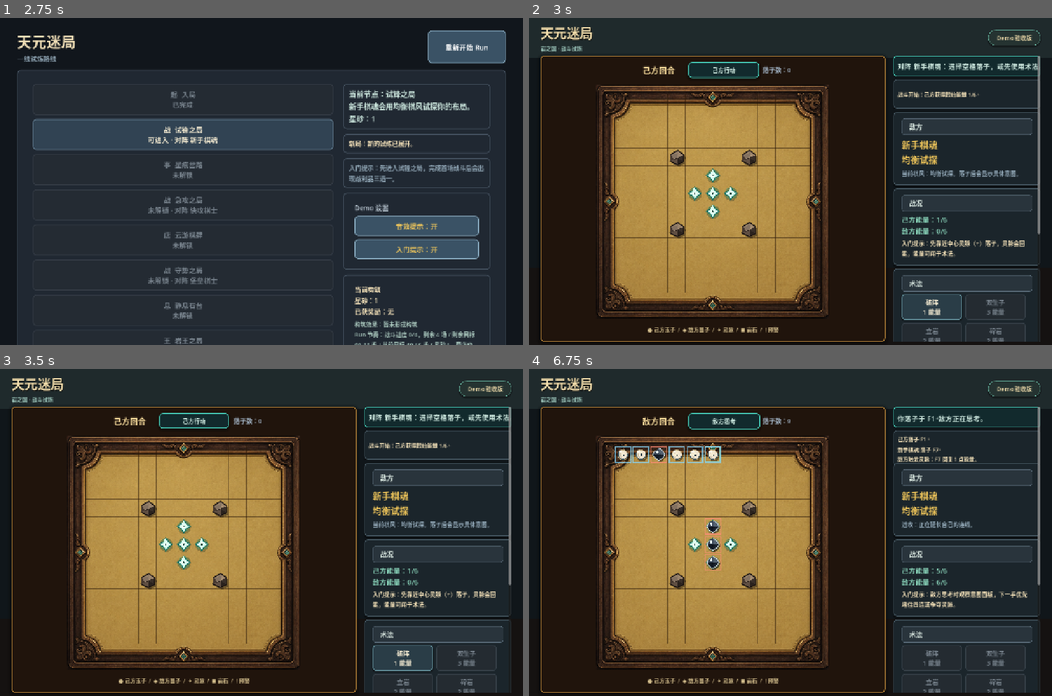
Above: before the commit, frames 1-4 (two rows, left to right).
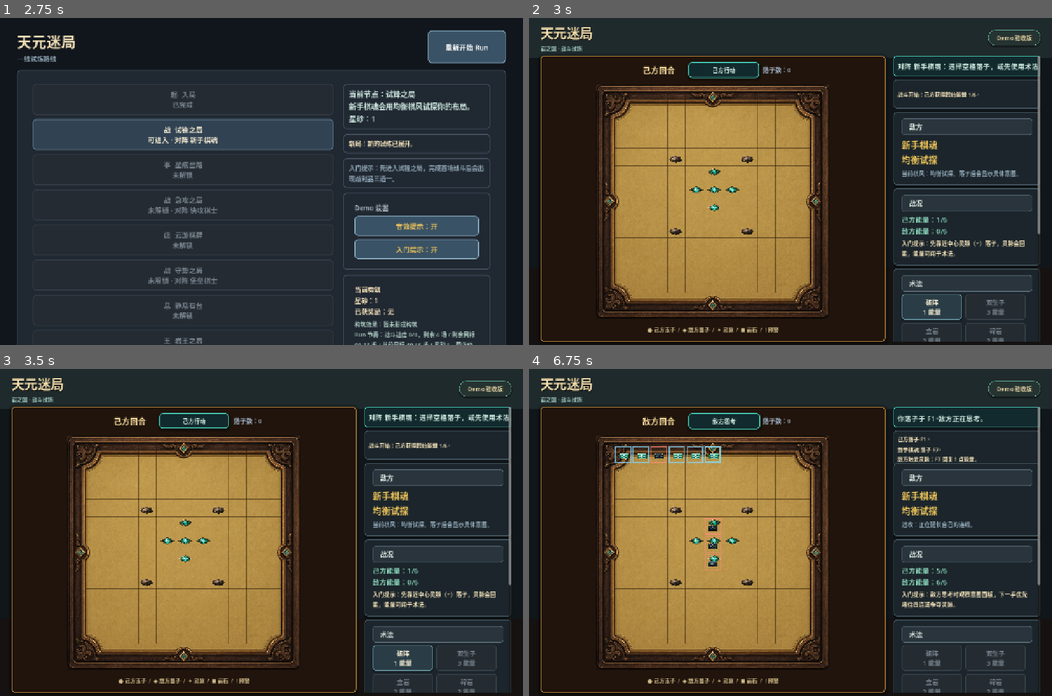
Above: after the commit, the same moments.

Repository: eason522/game
Game: Godot game, scene res://scenes/ui/MainMenu.tscn
The game is run twice, just before and just after one commit, with the same random seed, the same clock (stepped at 60 frames per second) and the same inputs.
Inputs (mouse positions are in pixels of both pictures, inside the frame that each line leads up to):
- Up to frame 1 (2.75 s): click "新的 Run" at 0.5 s; click "重新开始 Run" at 1.25 s; click "重新开始 Run" at 2 s
- Up to frame 2 (3 s): click "战 试锋之局 可进入 · 对阵 新手棋魂" at 2.75 s
- Up to frame 3 (3.5 s): no input
- Up to frame 4 (6.75 s): click (623, 454) at 3.52 s; click (638, 454) at 4.27 s; click (675, 454) at 5.02 s; click (696, 454) at 5.77 s; click (712, 454) at 6.52 s

Frame 1 is identical in both runs. In frame 2, 0.8% of the frame differs, in the area x 26-44%, y 40-68%; in frame 3, 0.8%; in frame 4, 1.2%, in the area x 17-44%, y 24-68%.

Commit message:
接入生图战斗元素精灵表
一次性资产化战斗棋盘动态元素：生成并抠透明 4x2 sprite sheet，覆盖己方玉子、临时玉子、敌方墨子、岩石、灵脉、封手、预警和术法目标；BattleCellButton 改为按 region 绘制生成美术资源。

验证：完整 smoke 套件通过，BattleScene headless 加载通过。

Diff:
--- a/scripts/game/BattleCellButton.gd
+++ b/scripts/game/BattleCellButton.gd
@@ -12,6 +12,14 @@
 const MARK_SKILL_TARGET := "skill_target"
 const MARK_WARNING := "warning"
 const MATERIAL_TIER := "single_board_v3"
+const TOKEN_PLAYER := Vector2i(0, 0)
+const TOKEN_PLAYER_TEMP := Vector2i(1, 0)
+const TOKEN_ENEMY := Vector2i(2, 0)
+const TOKEN_ROCK := Vector2i(3, 0)
+const TOKEN_SPIRIT := Vector2i(0, 1)
+const TOKEN_SEALED := Vector2i(1, 1)
+const TOKEN_WARNING := Vector2i(2, 1)
+const TOKEN_SKILL_TARGET := Vector2i(3, 1)
 
 var terrain_kind := TERRAIN_NORMAL
 var piece_kind := PIECE_NONE
@@ -21,6 +29,12 @@
 var feedback_kind := ""
 var board_position := Vector2i.ZERO
 var material_tier := MATERIAL_TIER
+var token_sheet: Texture2D
+
+
+func set_token_sheet(texture: Texture2D) -> void:
+	token_sheet = texture
+	queue_redraw()
 
 
 func set_board_position(pos: Vector2i) -> void:
@@ -101,6 +115,9 @@
 
 
 func _draw_spirit(rect: Rect2) -> void:
+	if _draw_token(TOKEN_SPIRIT, rect, 1.02):
+		return
+
 	var center := rect.get_center()
 	draw_circle(center + Vector2(1, 2), rect.size.x * 0.37, Color(0.02, 0.12, 0.10, 0.24))
 	draw_circle(center, rect.size.x * 0.34, Color(0.08, 0.62, 0.50, 0.26))
@@ -122,6 +139,9 @@
 
 
 func _draw_rock(rect: Rect2) -> void:
+	if _draw_token(TOKEN_ROCK, rect, 0.94):
+		return
+
 	var center := rect.get_center()
 	var shadow := PackedVector2Array([
 		center + Vector2(-15, -7),
@@ -171,6 +191,9 @@
 
 
 func _draw_player_piece(rect: Rect2, temporary: bool) -> void:
+	if _draw_token(TOKEN_PLAYER_TEMP if temporary else TOKEN_PLAYER, rect, 0.78):
+		return
+
 	var center := rect.get_center()
 	var radius := rect.size.x * 0.29
 	draw_circle(center + Vector2(3, 4), radius, Color(0.04, 0.03, 0.02, 0.42))
@@ -184,6 +207,9 @@
 
 
 func _draw_enemy_piece(rect: Rect2) -> void:
+	if _draw_token(TOKEN_ENEMY, rect, 0.78):
+		return
+
 	var center := rect.get_center()
 	var points := PackedVector2Array()
 	for index in range(8):
@@ -205,12 +231,18 @@
 
 
 func _draw_seal(rect: Rect2) -> void:
+	if _draw_token(TOKEN_SEALED, rect, 0.88):
+		return
+
 	var center := rect.get_center()
 	draw_arc(center, 15, PI * 0.12, PI * 1.86, 40, Color("#f0c65a"), 2.0)
 	draw_line(center + Vector2(-9, 0), center + Vector2(9, 0), Color("#f0c65a"), 1.5)
 
 
 func _draw_skill_target(rect: Rect2) -> void:
+	if _draw_token(TOKEN_SKILL_TARGET, rect, 0.86):
+		return
+
 	var center := rect.get_center()
 	var target := PackedVector2Array([
 		center + Vector2(0, -14),
@@ -223,6 +255,9 @@
 
 
 func _draw_warning(rect: Rect2) -> void:
+	if _draw_token(TOKEN_WARNING, rect, 0.82):
+		return
+
 	var center := rect.get_center()
 	draw_line(center + Vector2(0, -12), center + Vector2(0, 4), Color("#fff0bf"), 3.0)
 	draw_circle(center + Vector2(0, 12), 2.4, Color("#fff0bf"))
@@ -250,3 +285,16 @@
 		"skill":
 			glow = Color("#d4c4ff")
 	draw_rect(Rect2(Vector2(3, 3), rect.size - Vector2(6, 6)), Color(glow.r, glow.g, glow.b, 0.68), false, 3.0)
+
+
+func _draw_token(token_index: Vector2i, rect: Rect2, scale_factor: float) -> bool:
+	if token_sheet == null:
+		return false
+
+	var sheet_size := token_sheet.get_size()
+	var region_size := Vector2(sheet_size.x / 4.0, sheet_size.y / 2.0)
+	var region := Rect2(Vector2(token_index.x * region_size.x, token_index.y * region_size.y), region_size)
+	var target_size := Vector2(rect.size.x * scale_factor, rect.size.y * scale_factor)
+	var target := Rect2(rect.get_center() - target_size * 0.5, target_size)
+	draw_texture_rect_region(token_sheet, target, region)
+	return true
--- a/scripts/game/BattleScene.gd
+++ b/scripts/game/BattleScene.gd
@@ -8,6 +8,7 @@
 const BOARD_ART_GRID_MARGIN_TOP := 24
 const BOARD_ART_GRID_MARGIN_BOTTOM := 64
 const BOARD_TEXTURE_PATH := "res://assets/board/battle_board_frame_v1.png"
+const TOKEN_SHEET_PATH := "res://assets/tokens/battle_tokens_sheet_v1.png"
 const STATUS_SLOT_SIZE := Vector2(0, 52)
 const FEEDBACK_SLOT_SIZE := Vector2(0, 72)
 const RESULT_BANNER_HEIGHT := 64.0
@@ -56,6 +57,7 @@
 var board_grid: GridContainer
 var board_frame_panel: PanelContainer
 var board_texture_rect: TextureRect
+var token_sheet_texture: Texture2D
 var board_legend_label: Label
 var skill_bar: GridContainer
 var controls_panel: VBoxContainer
@@ -410,10 +412,7 @@
 	board_frame_panel.add_child(board_art_layer)
 
 	board_texture_rect = TextureRect.new()
-	var board_image := Image.new()
-	var board_image_error: int = board_image.load(BOARD_TEXTURE_PATH)
-	if board_image_error == OK:
-		board_texture_rect.texture = ImageTexture.create_from_image(board_image)
+	board_texture_rect.texture = _load_texture_resource(BOARD_TEXTURE_PATH)
 	board_texture_rect.expand_mode = TextureRect.EXPAND_IGNORE_SIZE
 	board_texture_rect.stretch_mode = TextureRect.STRETCH_SCALE
 	board_texture_rect.set_anchors_preset(Control.PRESET_FULL_RECT)
@@ -622,6 +621,7 @@
 
 func _create_cells() -> void:
 	cells.clear()
+	token_sheet_texture = _load_texture_resource(TOKEN_SHEET_PATH)
 
 	for y in range(BOARD_SIZE):
 		var row: Array = []
@@ -639,12 +639,17 @@
 			button.add_theme_color_override("font_outline_color", Color(0, 0, 0, 0.28))
 			button.add_theme_constant_override("outline_size", 1)
 			button.set_board_position(pos)
+			button.set_token_sheet(token_sheet_texture)
 			button.pressed.connect(_on_cell_pressed.bind(pos))
 			button.mouse_entered.connect(_on_cell_hovered.bind(pos))
 			board_grid.add_child(button)
 			row.append(button)
 
 		cells.append(row)
+
+
+func _load_texture_resource(path: String) -> Texture2D:
+	return load(path) as Texture2D
 
 
 func _create_skill_buttons() -> void:
--- a/tests/battle_feedback_smoke.gd
+++ b/tests/battle_feedback_smoke.gd
@@ -59,6 +59,9 @@
 		if scene.board_texture_rect == null or scene.board_texture_rect.texture == null:
 			failures.append("battle feedback: expected generated board art texture to be loaded")
 
+		if scene.token_sheet_texture == null:
+			failures.append("battle feedback: expected generated token sprite sheet to be loaded")
+
 		initial_board_y = scene.board_grid.global_position.y
 		initial_board_bottom = scene.board_grid.global_position.y + scene.board_grid.size.y
 		var board_bottom: float = scene.board_grid.global_position.y + scene.board_grid.size.y
@@ -98,6 +101,9 @@
 
 			if not first_cell.has_method("get_material_tier") or first_cell.get_material_tier() != "single_board_v3":
 				failures.append("battle feedback: expected continuous board material renderer v3")
+
+			if first_cell.get("token_sheet") == null:
+				failures.append("battle feedback: expected board cells to receive generated token sprites")
 
 			var rock_cell = scene.cells[3][3]
 
Not shown, added: assets/board/battle_board_frame_v1.png.import
Binary file added: assets/tokens/battle_tokens_sheet_v1.png
Not shown, added: assets/tokens/battle_tokens_sheet_v1.png.import
Not shown, changed: DEVELOPMENT_PLAN.md
Not shown, changed: README.md
